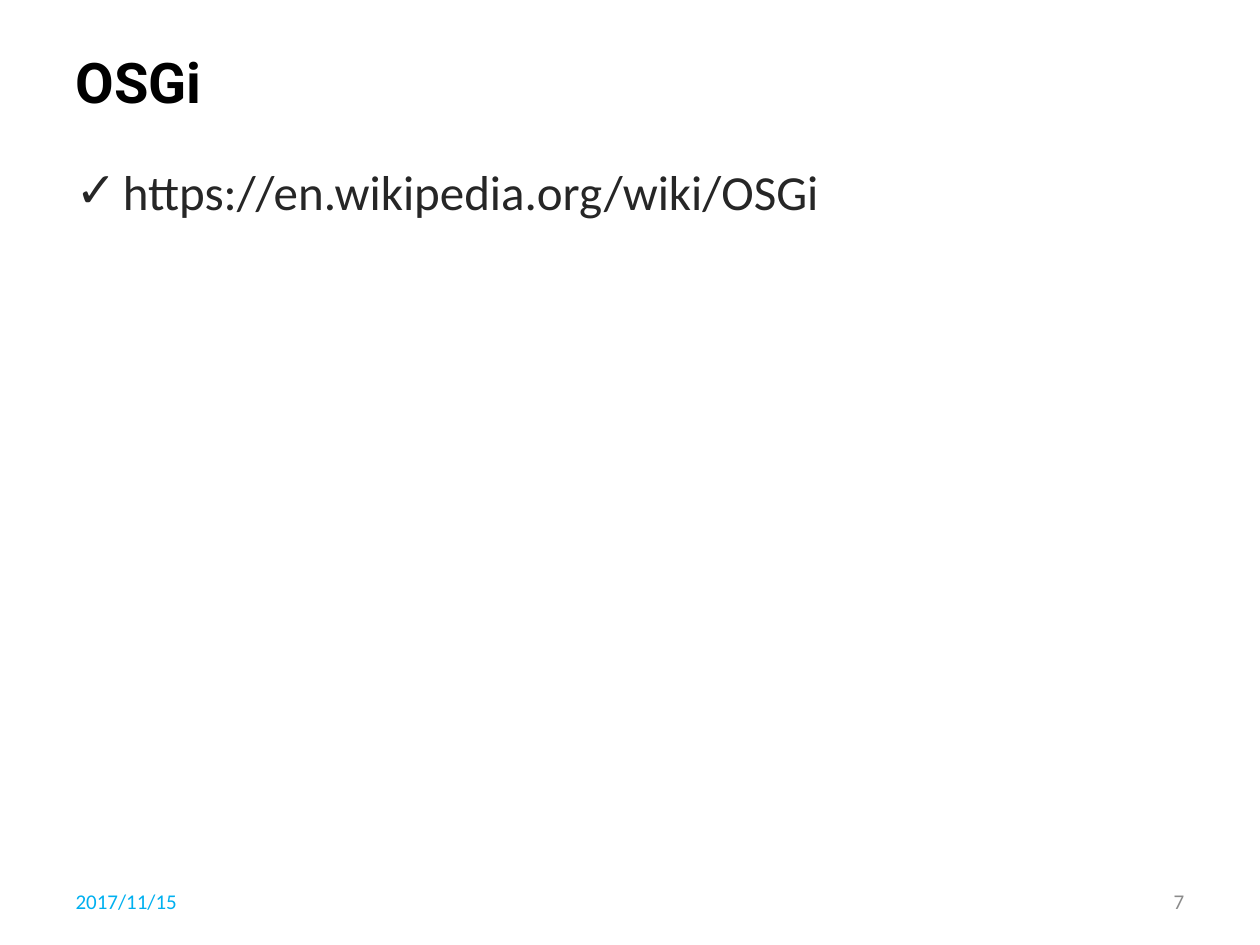
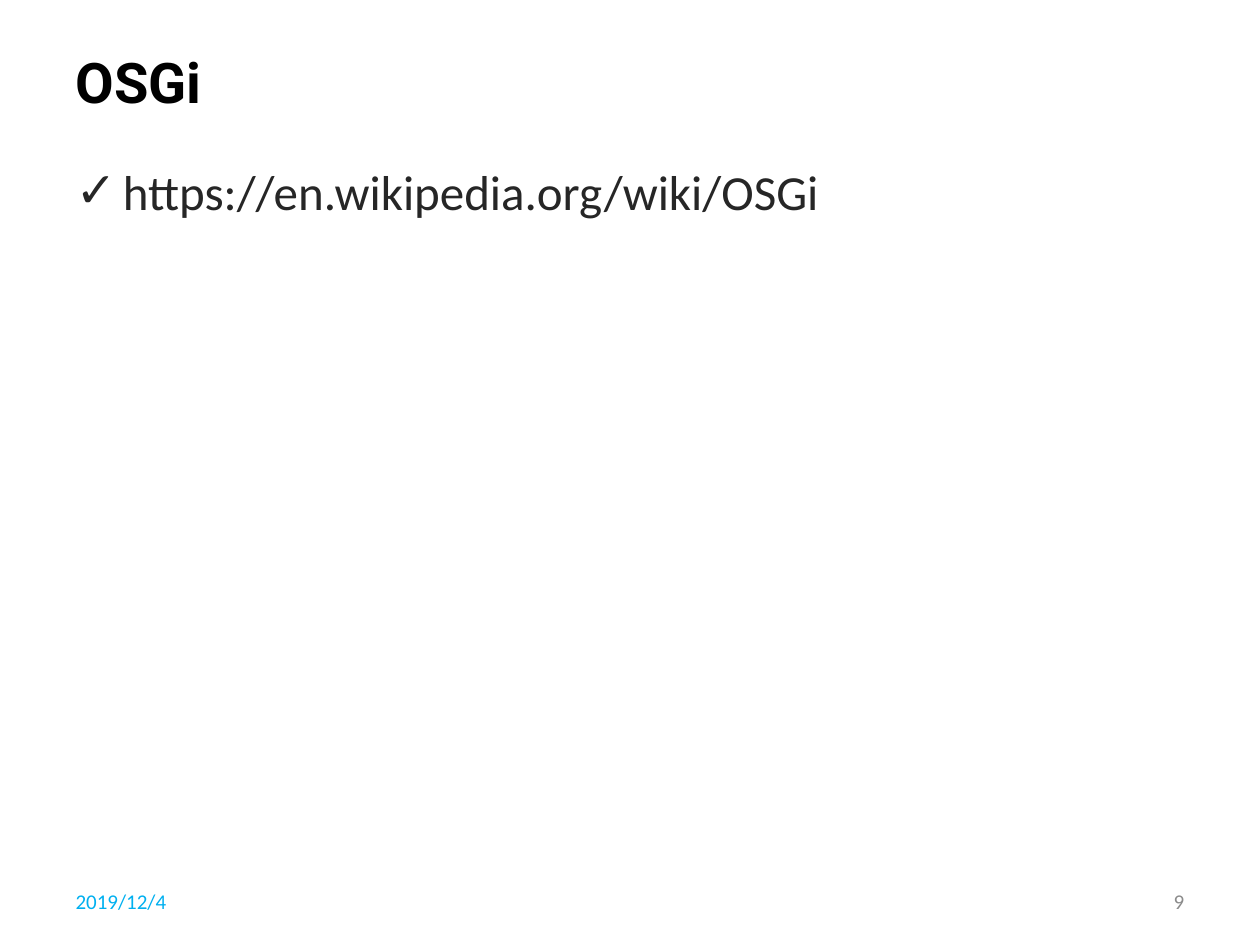
Before and after one commit to li-shengli/selfstudy, a slide deck: slide 9 of PPT/JDK - New Features.pptx (slide 7 before the commit). Drawn at 1260x945 pixels with LibreOffice and Linux fonts; fonts in the diff are those of the drawing; background and template pictures are left out. Boxes give left, top, right and bottom in pixels: in the first picture for what was removed or moved away, otherwise in the second. Text is boxed around its words. In the diff, an @@ line names an element or a change of style, - is before the commit and + after.

```diff
--- a/PPT/JDK - New Features.pptx
+++ b/PPT/JDK - New Features.pptx
@@ text at (76, 894, 167, 910): text changed @@
-2017/11/15
+2019/12/4
@@ page number at (1174, 895, 1185, 909): text changed @@
-7
+9
```
Also in this commit, not shown: 7 other slides changed, 2 slides added, 1 other file.
